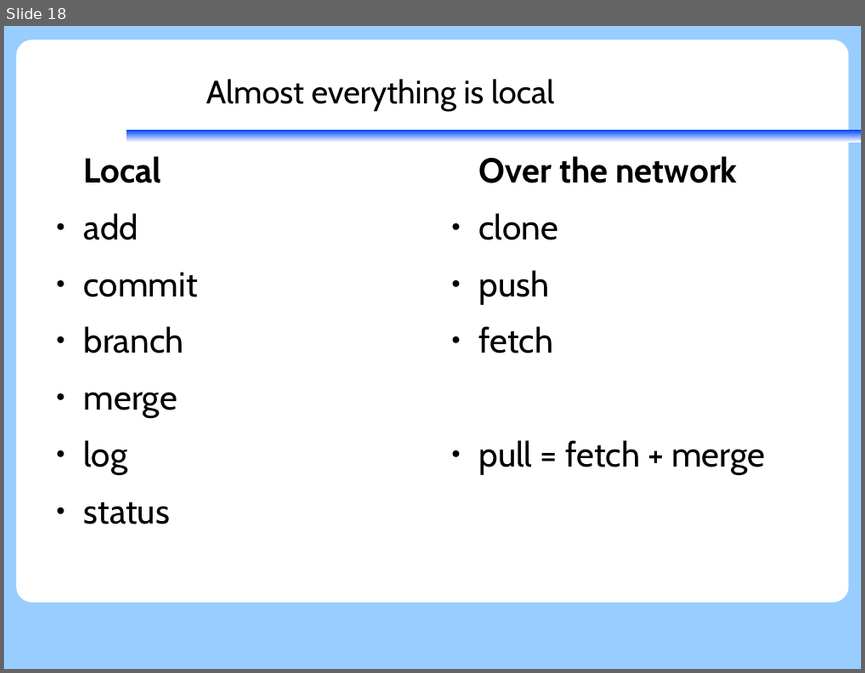
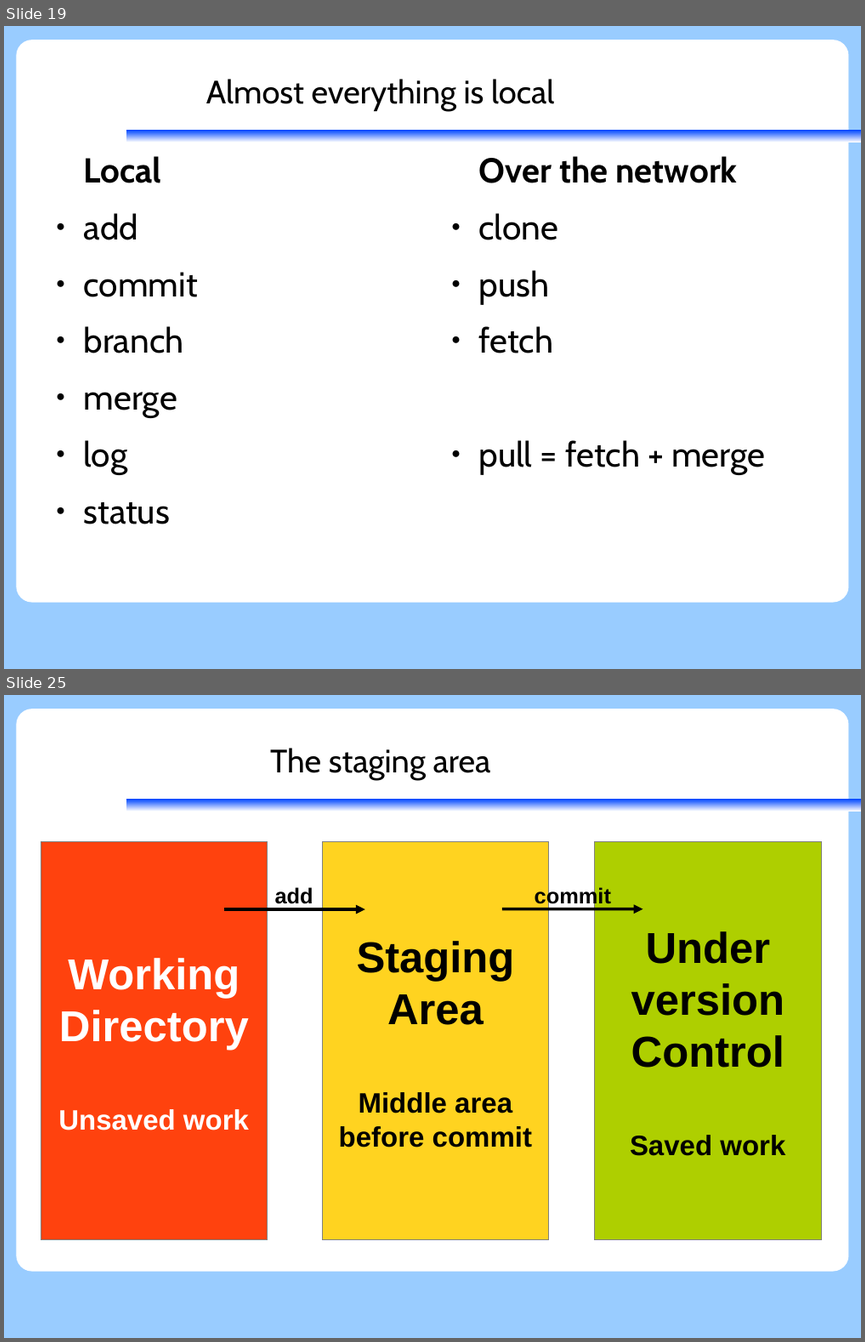
Before and after one commit to KennethNielsen/presentations, a slide deck: git/git.odp. Shown one above the other, each under a label of ours: slide 18 before the commit, slides 19 and 25 after it; the slides between them are not shown. The pictures are 865x673 and 865x1342 pixels, drawn with LibreOffice and Linux fonts; fonts in the diff are those of the drawing; background and template pictures are left out. Boxes give left, top, right and bottom in pixels: in the first picture for what was removed or moved away, otherwise in the second. Text is boxed around its words. In the diff, an @@ line names an element or a change of style, - is before the commit and + after.

```diff
--- a/git/git.odp
+++ b/git/git.odp
@@ slide 25 added at (4, 695, 861, 1338), background #99CCFF; not listed: 2 template elements that a slide beside it also shows @@
@@ title added at (270, 748, 491, 780), 30 pt, text #000000 @@
+The staging area
@@ rectangle added at (41, 842, 267, 1240), fill #FF420E, outline #808080 0 pt, 40 pt, text #FFFFFF, bold @@
+Working
+Directory
+Unsaved work
@@ rectangle added at (322, 842, 548, 1240), fill #FFD320, outline #808080 0 pt, 26 pt, text #000000, bold @@
+Staging
+Area
+Middle area
+before commit
@@ rectangle added at (595, 842, 821, 1240), fill #AECF00, outline #808080 0 pt, 40 pt, text #000000, bold @@
+Under
+version
+Control
+Saved work
@@ text added at (275, 887, 313, 908), 20 pt, text #000000, bold @@
+add
@@ text added at (534, 886, 611, 908), 20 pt, text #000000, bold @@
+commit
@@ arrow added from (224, 909) to (365, 909), #000000 2.83 pt @@
@@ arrow added from (502, 909) to (643, 909), #000000 2.83 pt @@
@@ what was slide 18 is now slide 19 @@
```
Also in this commit, not shown: 3 slides changed, 16 other slides added.
